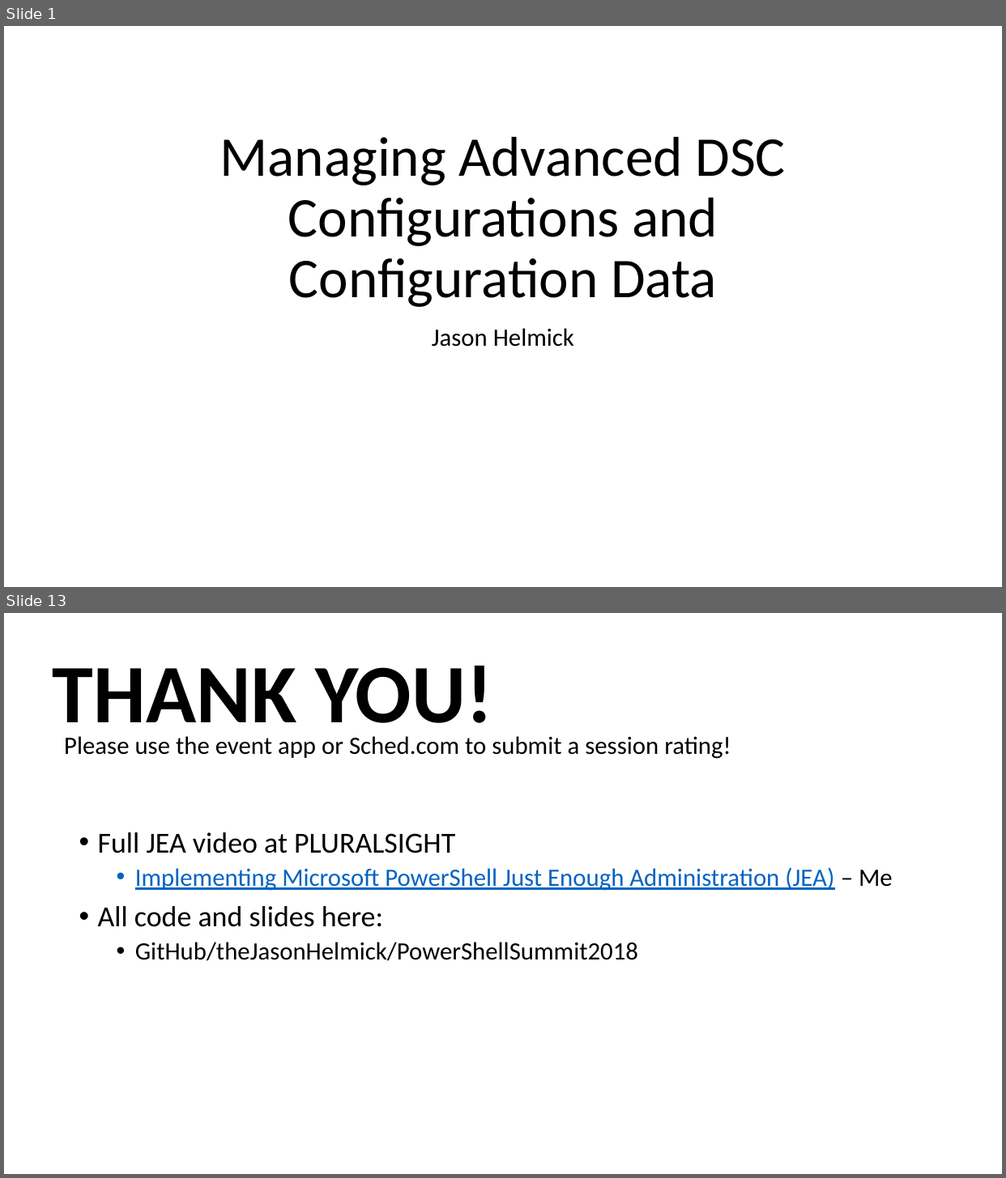
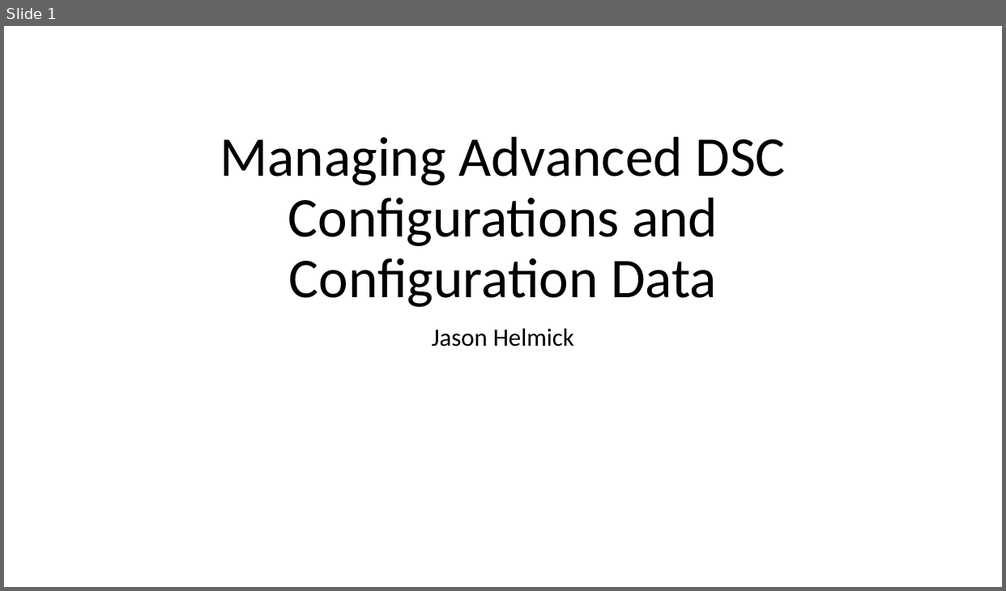
Before and after one commit to YuriySamorodov/PowerShellSummit2018, a slide deck: DSC/DSC.pptx. Shown one above the other, each under a label of ours: slides 1 and 13 before the commit, slide 1 after it; the slides between them are not shown. The pictures are 1006x1178 and 1006x591 pixels, drawn with LibreOffice and Linux fonts; fonts in the diff are those of the drawing; background and template pictures are left out. Boxes give left, top, right and bottom in pixels: in the first picture for what was removed or moved away, otherwise in the second. Text is boxed around its words. In the diff, an @@ line names an element or a change of style, - is before the commit and + after.

```diff
--- a/DSC/DSC.pptx
+++ b/DSC/DSC.pptx
@@ slide 13 removed at <box>4,613,1002,1174</box>, background #FFFFFF @@
@@ text removed at <box>53,666,492,742</box> @@
-THANK YOU!
@@ text removed at <box>64,736,731,759</box> @@
-Please use the event app or Sched.com to submit a session rating!
@@ text removed at <box>98,833,893,961</box> @@
-• Full JEA video at PLURALSIGHT
-  • Implementing Microsoft PowerShell Just Enough Administration (JEA) – Me
-• All code and slides here:
-  • GitHub/theJasonHelmick/PowerShellSummit2018
```
Also in this commit, not shown: 1 slide added, 11 other slides removed, 13 other files.
